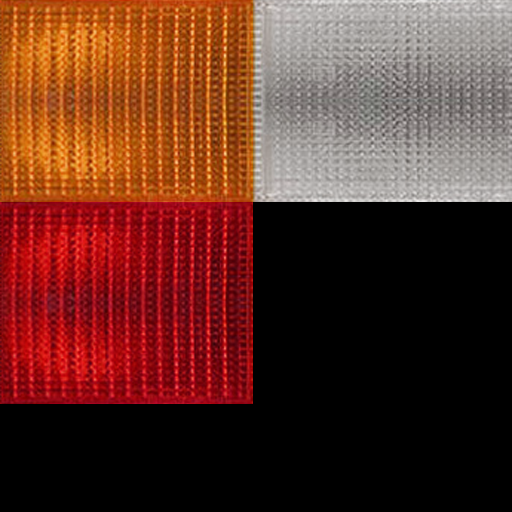
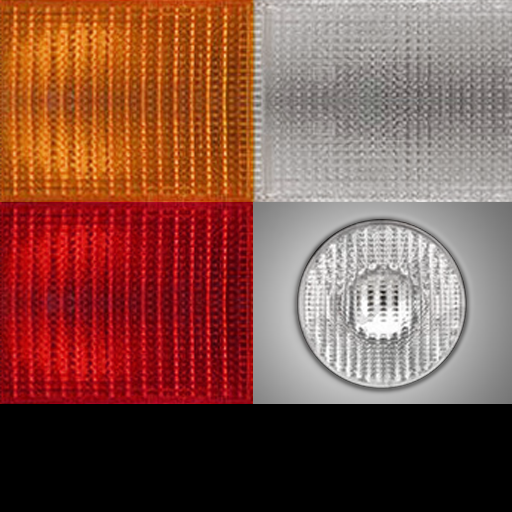
Layered file, before and after one edit (w=512, h=512). Changes by layer:
added group "Группа 1" with 4 layers in group "A" over box(253, 202, 512, 404)
added layer "Слой 8" (2nd of 2, in "A" › "Группа 1") in group "Группа 1" over box(297, 219, 467, 389)
added layer "Слой 6" in group "Группа 1" over box(253, 202, 512, 404)
